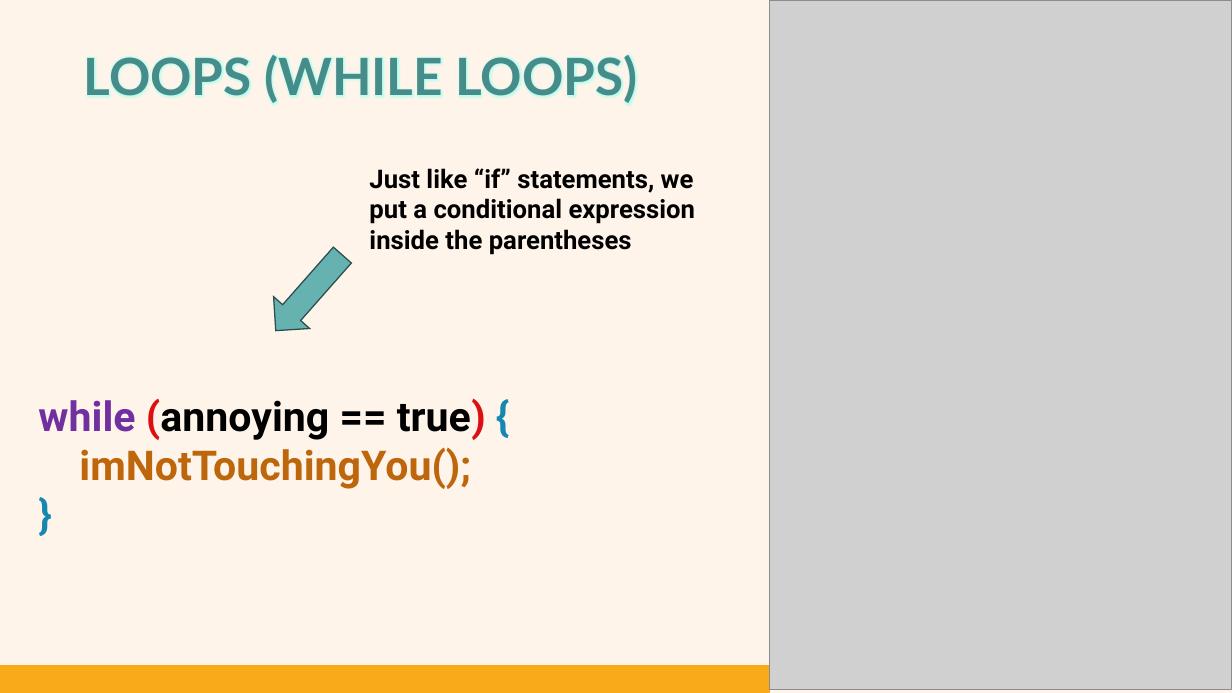
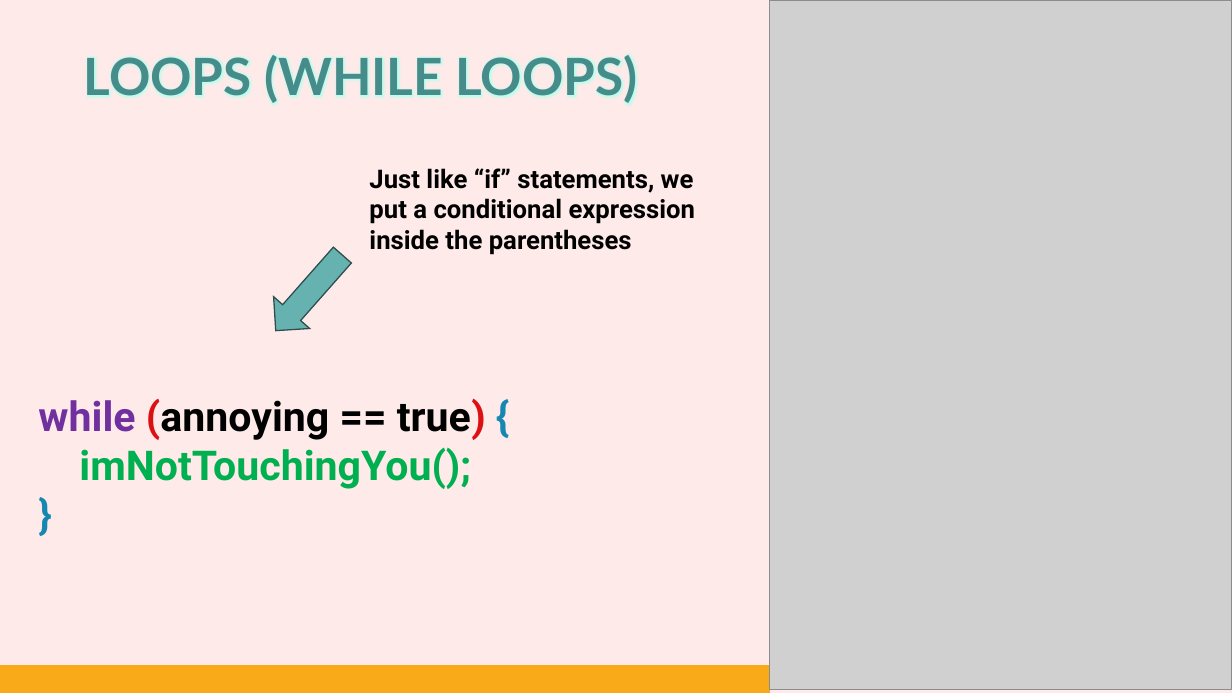
Before and after one commit to AlmightyHairball/RobotJavaClass2024, a slide deck: slide 13 of Presentation/Part-1.pptx. Drawn at 1232x693 pixels with LibreOffice and Linux fonts; fonts in the diff are those of the drawing; grey boxes stand for pictures. Boxes give left, top, right and bottom in pixels: in the first picture for what was removed or moved away, otherwise in the second. Text is boxed around its words. In the diff, an @@ line names an element or a change of style, - is before the commit and + after.

```diff
--- a/Presentation/Part-1.pptx
+++ b/Presentation/Part-1.pptx
@@ background #FEF4EA to #FDEAE9 @@
@@ text at <box>79,447,471,489</box>: text colour #BD660B to #00B050 in "imNotTouchingYou();" @@
```
Also in this commit, not shown: 7 other slides changed, 1 slide added, 1 slide removed, 1 other file.
